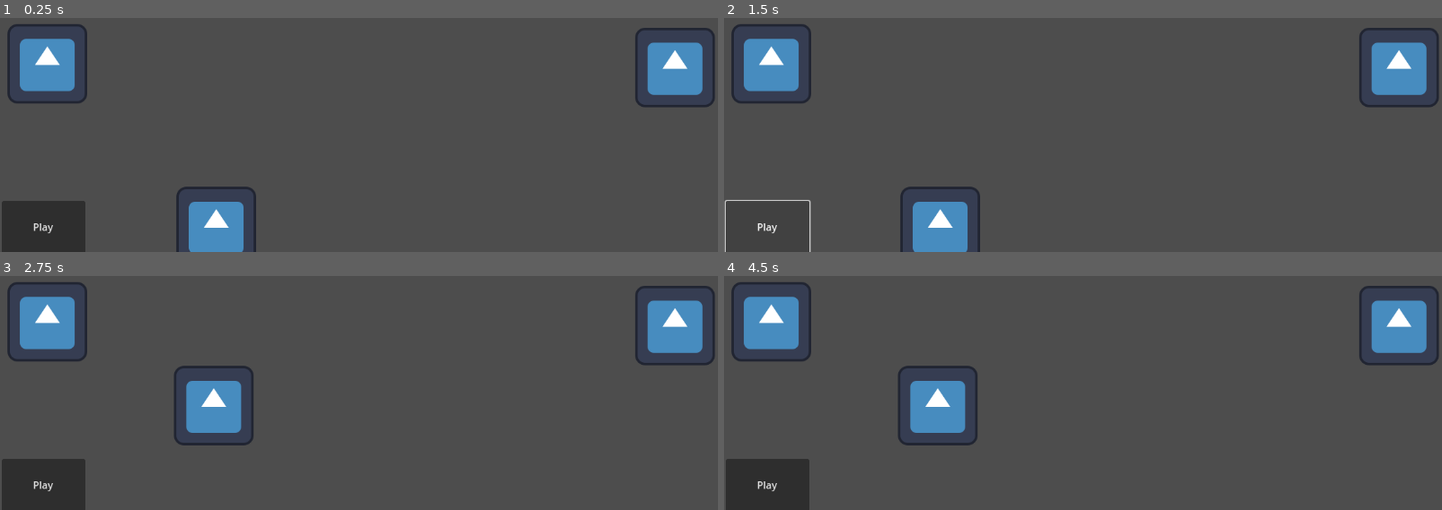
Above: before the commit, frames 1-4 (two rows, left to right).
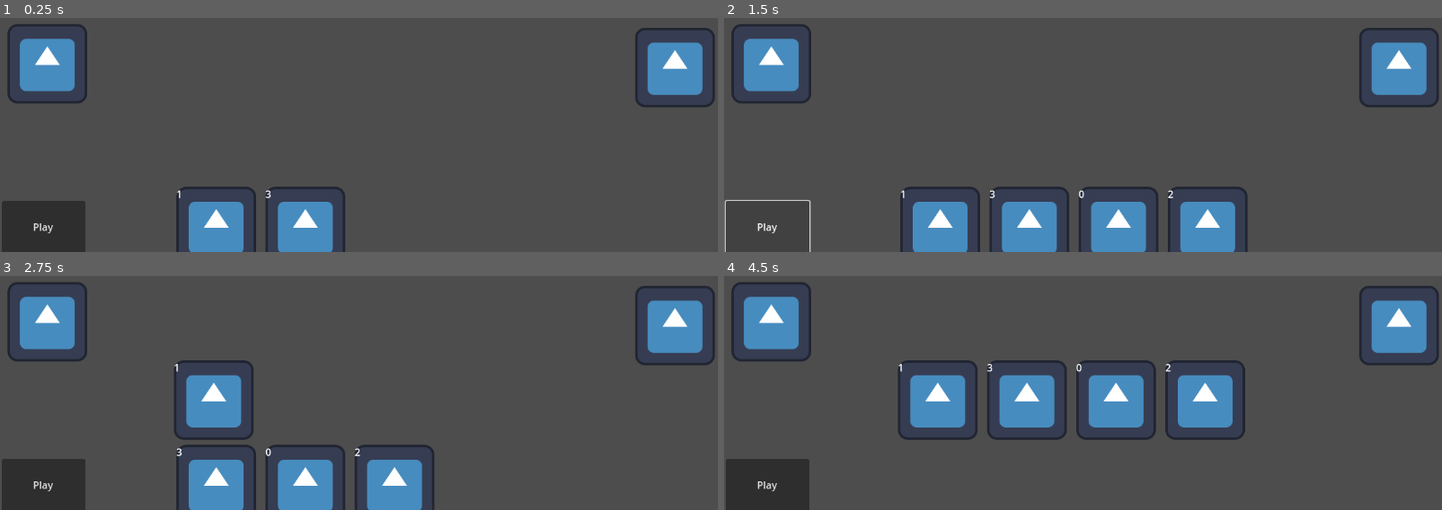
Above: after the commit, the same moments.

Repository: Routund/Mount_Belforte
Game: Godot game, scene res://Battle.tscn
The game is run twice, just before and just after one commit, with the same random seed, the same clock (stepped at 60 frames per second) and the same inputs. This scene is started directly instead of the project's main scene. The engine's default icon, where the game draws it, is replaced by a stand-in: a white triangle on a blue panel in a dark square.
Inputs (mouse positions are in pixels of both pictures, inside the frame that each line leads up to):
- Up to frame 1 (0.25 s): no input
- Up to frame 2 (1.5 s): click "Play" at 0.5 s; click "Play" at 1.25 s
- Up to frame 3 (2.75 s): click (215, 484) at 2 s
- Up to frame 4 (4.5 s): click (939, 484) at 2.75 s, where only the run after the commit has a clickable "3"; click (939, 484) at 3.5 s, where only the run after the commit has a clickable "0"; click (939, 484) at 4.25 s, where only the run after the commit has a clickable "2"

The runs differ from the first frame. In frame 1, 2.0% of the frame differs, in the area x 24-49%, y 72-100%; in frame 2, 6.0%; in frame 3, 7.0%; in frame 4, 7.7%, in the area x 24-73%, y 36-73%.

Commit message:
Worked on queuing, dequeueing, and playing cards

Diff:
--- a/Battle.tscn
+++ b/Battle.tscn
@@ -1,7 +1,8 @@
-[gd_scene load_steps=4 format=3 uid="uid://uk07hjo5epu4"]
+[gd_scene load_steps=5 format=3 uid="uid://uk07hjo5epu4"]
 
 [ext_resource type="Texture2D" uid="uid://b5ihyqj52x60r" path="res://icon.svg" id="1_j3o4b"]
 [ext_resource type="Script" path="res://battle_manager.gd" id="2_s0u54"]
+[ext_resource type="Script" path="res://ConfirmPlay.gd" id="3_odurv"]
 [ext_resource type="Script" path="res://deck.gd" id="3_q0tcb"]
 
 [node name="Node2D" type="Node2D"]
@@ -24,6 +25,7 @@
 offset_right = -441.0
 offset_bottom = 43.0
 text = "Play"
+script = ExtResource("3_odurv")
 
 [node name="Hand" type="HBoxContainer" parent="CardManager"]
 anchors_preset = 8
@@ -38,7 +40,6 @@
 grow_horizontal = 2
 grow_vertical = 2
 theme_override_constants/separation = 15
-script = ExtResource("3_q0tcb")
 
 [node name="Queue" type="HBoxContainer" parent="CardManager"]
 anchors_preset = 8
@@ -47,10 +48,13 @@
 anchor_right = 0.5
 anchor_bottom = 0.5
 offset_left = -299.0
-offset_top = -189.0
+offset_top = -198.0
 offset_right = 291.0
-offset_bottom = -65.0
+offset_bottom = -74.0
 grow_horizontal = 2
 grow_vertical = 2
 theme_override_constants/separation = 15
 script = ExtResource("3_q0tcb")
+
+[connection signal="confirmPlay" from="CardManager/Button" to="CardManager" method="_on_button_confirm_play"]
+[connection signal="confirmPlay" from="CardManager/Button" to="CardManager/Queue" method="_on_button_confirm_play"]
--- a/Card.gd
+++ b/Card.gd
@@ -4,11 +4,15 @@
 var queue_pos=0
 var queued = false
 
-signal queue_card(card:int)
-signal dequeue_card(pos:int)
+
+var battle_manager
+
+@onready var text = get_node("Label")
 
 var is_button_pressed = false
 func _ready():
+	text.text=str(card_id)
+	battle_manager=get_parent().get_parent()
 	return
 
 # Called every frame. 'delta' is the elapsed time since the previous frame.
@@ -17,15 +21,15 @@
 		is_button_pressed = false
 		var new_parent=self
 		if queued:
-			new_parent = get_parent().get_parent().get_node("Hand")
-			dequeue_card.emit(queue_pos)
+			new_parent = battle_manager.get_node("Hand")
+			battle_manager.dequeue_card(card_id)
 		else:
-			queue_card.emit(card_id)
-			new_parent = get_parent().get_parent().get_node("Queue")
+			new_parent = battle_manager.get_node("Queue")
+			battle_manager.queue_card(card_id)
+		queued=!queued
 		get_parent().remove_child(self)
 		new_parent.add_child(self)
 
 	elif is_pressed() and not is_button_pressed:
 		# Button is pressed for the first time
 		is_button_pressed = true
-	print(card_id)
--- /dev/null
+++ b/ConfirmPlay.gd
@@ -0,0 +1,19 @@
+extends Button
+
+signal confirmPlay
+
+var is_button_pressed = false
+# Called when the node enters the scene tree for the first time.
+func _ready():
+	pass # Replace with function body.
+
+
+# Called every frame. 'delta' is the elapsed time since the previous frame.
+func _process(delta):
+	if is_button_pressed and not is_pressed():
+		is_button_pressed = false
+		confirmPlay.emit()
+	elif is_pressed() and not is_button_pressed:
+		# Button is pressed for the first time
+		is_button_pressed = true
+	pass
--- a/battle_manager.gd
+++ b/battle_manager.gd
@@ -8,6 +8,7 @@
 var queue = []
 var card_funcs = [slash(),heal(),block(),run()]
 
+
 @onready var HBox = get_node("Hand")
 
 var card_preload = preload("res://card_instance.tscn")
@@ -15,13 +16,13 @@
 # Called when the node enters the scene tree for the first time.
 func _ready():
 	draw()
+	draw()
 	pass # Replace with function body.
 
 
 # Called every frame. 'delta' is the elapsed time since the previous frame.
 func _process(_delta):
 	if (len(deck)>0):
-
 		true
 	pass
 
@@ -46,3 +47,21 @@
 	var instance = card_preload.instantiate()
 	instance.set("card_id",hand_last)
 	HBox.add_child(instance)
+
+func queue_card(card):
+	hand.pop_at(hand.find(card))
+	queue.append(card)
+
+func dequeue_card(card):
+	queue.pop_at(queue.find(card))
+	hand.append(card)
+
+
+func _on_button_confirm_play():
+	print(enemy_health)
+	for card in queue:
+		card_funcs[card]
+		deck.append(card)
+	queue = []
+	draw()
+	pass # Replace with function body.
--- a/card_instance.tscn
+++ b/card_instance.tscn
@@ -6,3 +6,8 @@
 [node name="CardInstance" type="TextureButton"]
 texture_normal = ExtResource("1_14jwp")
 script = ExtResource("2_u5urt")
+
+[node name="Label" type="Label" parent="."]
+layout_mode = 0
+offset_right = 40.0
+offset_bottom = 23.0
--- a/deck.gd
+++ b/deck.gd
@@ -9,3 +9,7 @@
 # Called every frame. 'delta' is the elapsed time since the previous frame.
 func _process(delta):
 	pass
+
+func _on_button_confirm_play():
+	for i in get_children():
+		i.queue_free()
